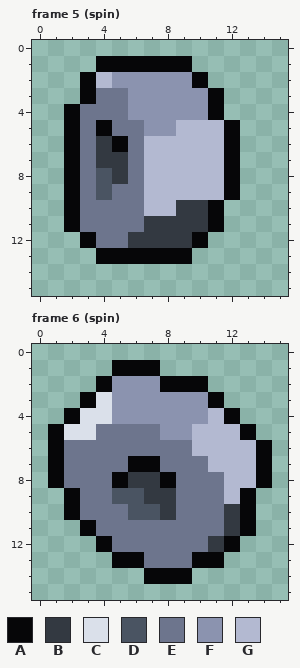
Two states of a pixel-art file, art/nut.aseprite. Above, as it was before the edit.
16x16 pixels, 6 frames. Shown: frame 5 (spin), frame 6 (spin). The commit also changed other frames, which this record leaves out.
Palette (. is transparent): A #060608  B #333941  C #dae0ea  D #4a5462  E #6d758d  F #8b93af  G #b3b9d1
After the commit:
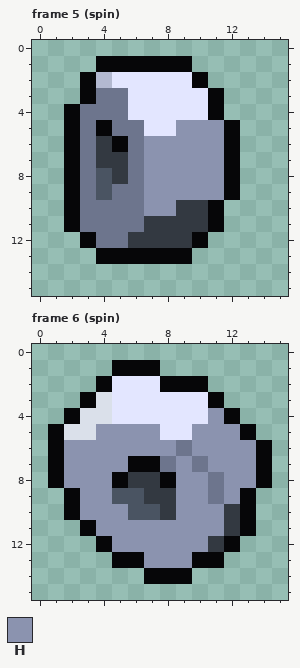
Colours new in this view: H #8b93af
What changed:
colour F: #8b93af -> #e3e6ff
Frame 5 (spin):
y 5: x 9..11 GGG -> HHH
y 6..9: x 7..11 GGGGG -> HHHHH
y 10: x 7..8 GG -> HH
Frame 6 (spin):
y 4: x 11 G -> H
y 5: x 4..7 EEEE -> HHHH; x 10..12 GGG -> HHH
y 6: x 2..8 EEEEEEE -> HHHHHHH; x 10..13 GGGG -> HHHH
y 7: x 2..5 EEEE -> HHHH; x 9 E -> H; x 11..13 GGG -> HHH
y 8: x 2..4 EEE -> HHH; x 9..10 EE -> HH; x 12..13 GG -> HH
y 9: x 3..4 EE -> HH; x 9..10 EE -> HH; x 12 G -> H
y 10: x 3..5 EEE -> HHH; x 9..11 EEE -> HHH
y 11: x 4..11 EEEEEEEE -> HHHHHHHH
y 12: x 5..10 EEEEEE -> HHHHHH
y 13: x 7..9 EEE -> HHH
Where, in picture pixels (left, top, right, bottom), the same in both pictures:
changed: (112, 72, 224, 216)
changed: (64, 376, 256, 568)
